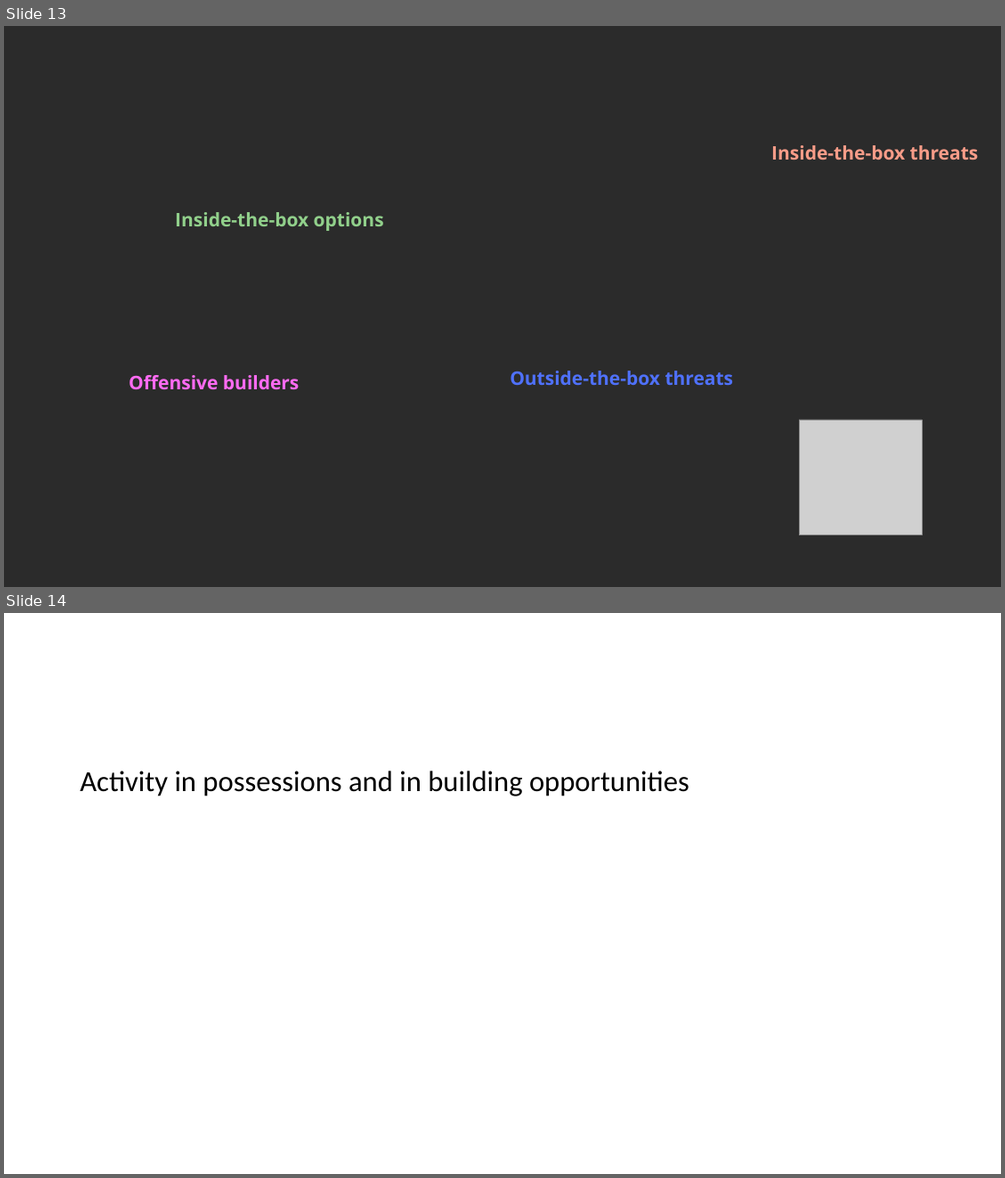
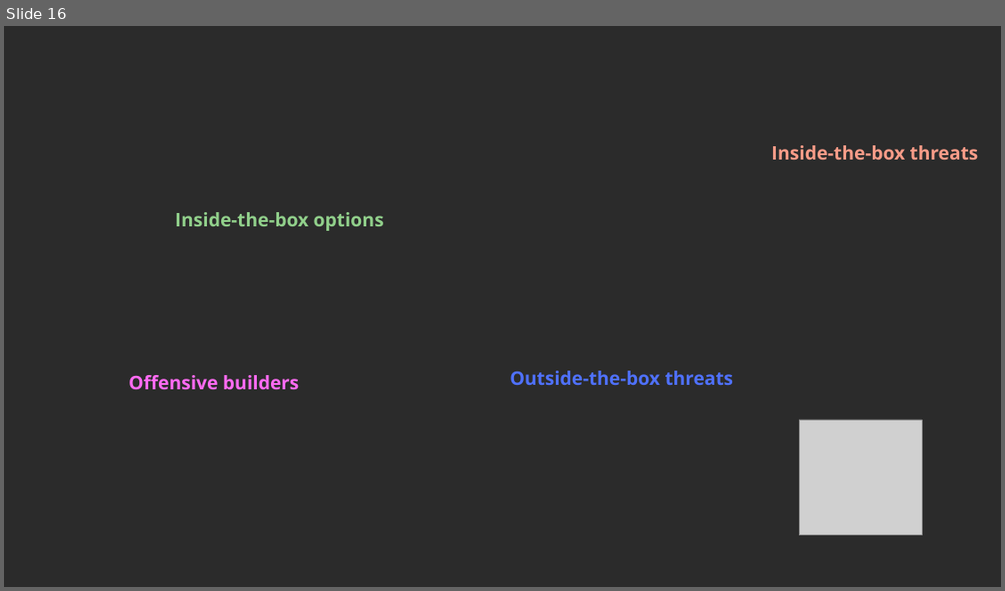
Before and after one commit to YouennMARTIN/Premier-League-Center-Midfielder-Offensive-Activity-Analyses-, a slide deck: Main outcomes.pptx. Shown one above the other, each under a label of ours: slides 13 and 14 before the commit, slide 16 after it. The pictures are 1005x1178 and 1005x591 pixels, drawn with LibreOffice and Linux fonts; fonts in the diff are those of the drawing; grey boxes stand for pictures; background and template pictures are left out; a plain dark background stands for a picture behind light text. Boxes give left, top, right and bottom in pixels: in the first picture for what was removed or moved away, otherwise in the second. Text is boxed around its words. In the diff, an @@ line names an element or a change of style, - is before the commit and + after.

```diff
--- a/Main outcomes.pptx
+++ b/Main outcomes.pptx
@@ slide 14 removed at <box>4,613,1001,1174</box>, background #FFFFFF @@
@@ text removed at <box>80,771,689,796</box> @@
-Activity in possessions and in building opportunities
@@ what was slide 13 is now slide 16 @@
```
Also in this commit, not shown: 7 slides changed, 8 slides added, 10 other slides removed.
